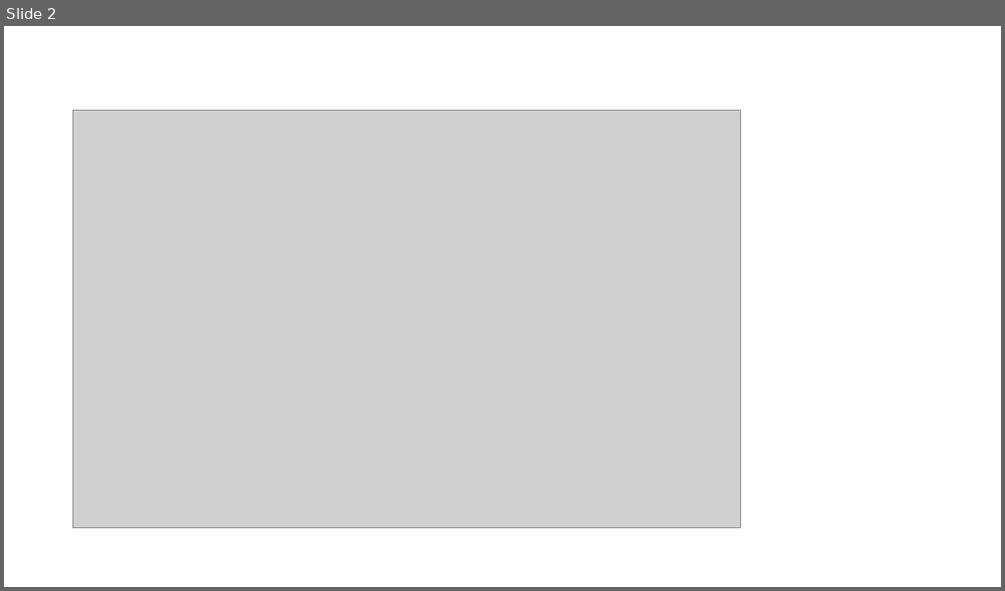
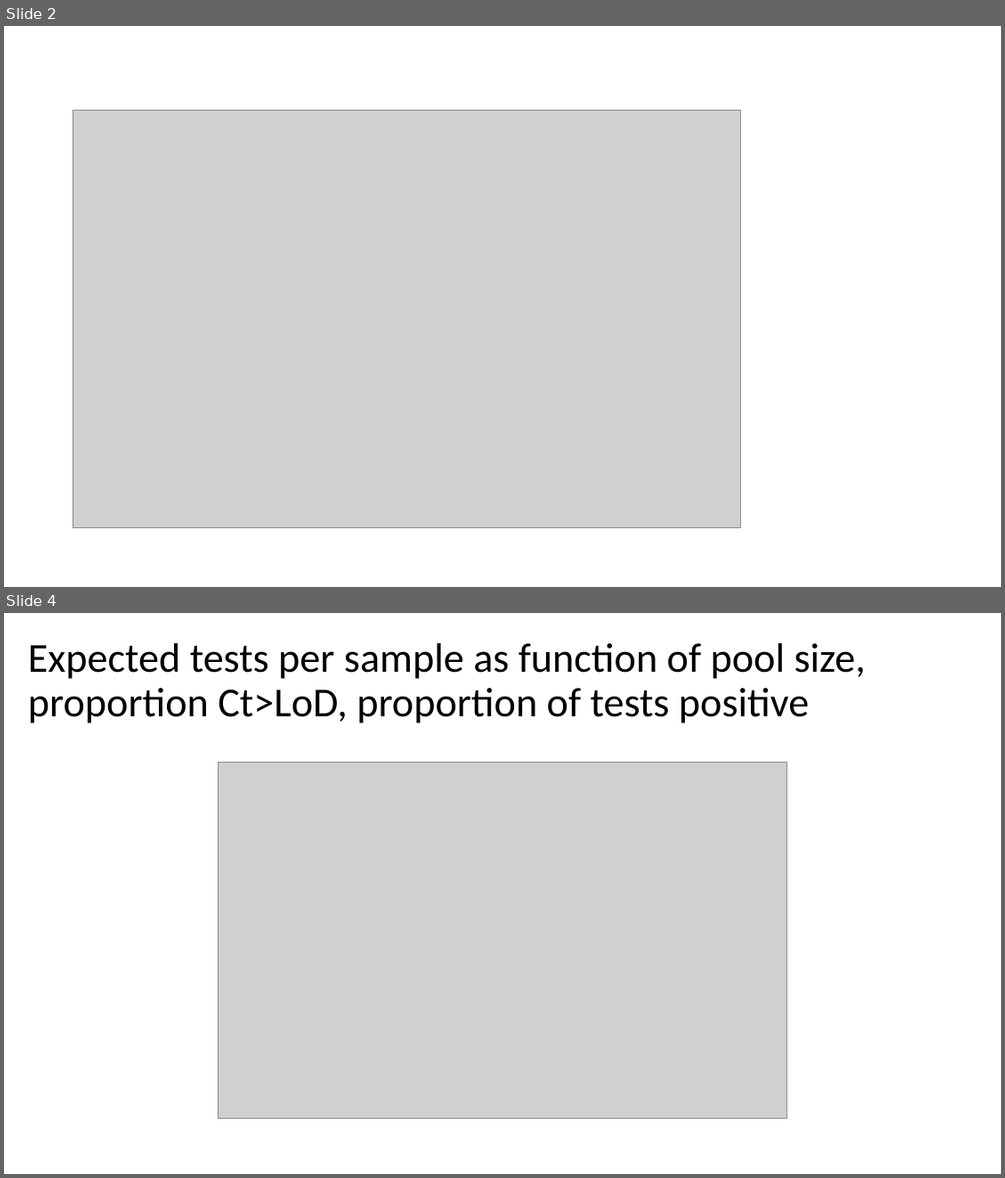
Before and after one commit to saskialynn/Group-testing, a slide deck: holmes_groupmeeting_12-4.pptx. Shown one above the other, each under a label of ours: slide 2 before the commit, slides 2 and 4 after it; the slides between them are not shown. The pictures are 1005x591 and 1005x1178 pixels, drawn with LibreOffice and Linux fonts; fonts in the diff are those of the drawing; grey boxes stand for pictures. Boxes give left, top, right and bottom in pixels: in the first picture for what was removed or moved away, otherwise in the second. Text is boxed around its words. In the diff, an @@ line names an element or a change of style, - is before the commit and + after.

```diff
--- a/holmes_groupmeeting_12-4.pptx
+++ b/holmes_groupmeeting_12-4.pptx
@@ slide 4 added at (x1=4, y1=613, x2=1001, y2=1174), background #FFFFFF @@
@@ title added at (x1=28, y1=643, x2=866, y2=723), 39.6 pt, text #000000 @@
+Expected tests per sample as function of pool size, proportion Ct>LoD, proportion of tests positive
@@ picture added at (x1=218, y1=763, x2=787, y2=1119) @@
```
Also in this commit, not shown: 1 slide changed, 2 other files.
